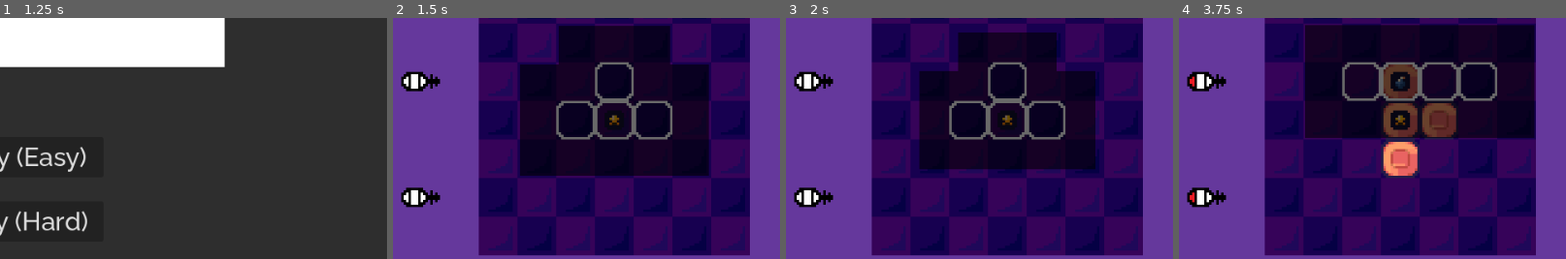
Above: before the commit, frames 1-4 (left to right).
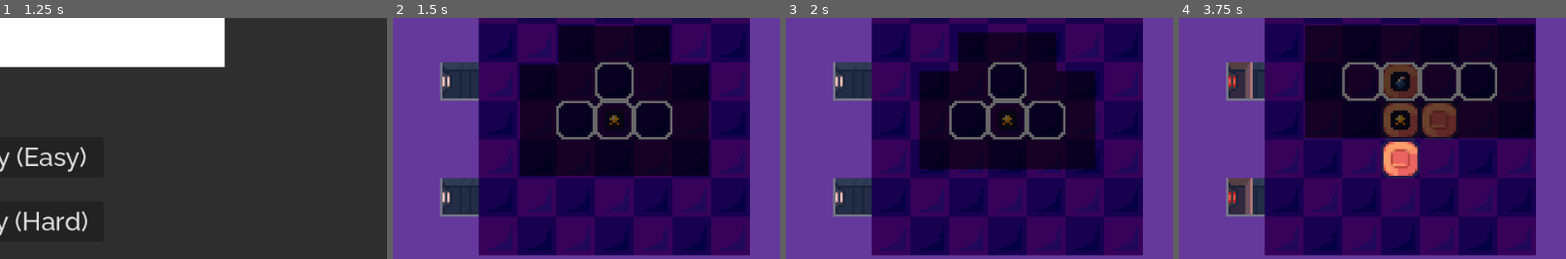
Above: after the commit, the same moments.

Repository: ijzm/LDJAM54
Game: Godot game, scene res://Levels/TSC.tscn
Two runs of this game, one before a commit and one after it. Both use one fixed random seed, a clock stepped at 60 frames per second and the inputs below. Sound files missing from this copy of the repository are replaced by a short silence.
Inputs (mouse positions are % of the whole screen's width and height, from its top left):
- Up to frame 1 (1.25 s): tap Enter at 0.5 s; move the mouse to (72, 45) at 0.52 s; hold D (Move_Right) from 0.53 s (still down); hold Z (Move_Drop) from 0.53 s (still down); click (72, 45) at 0.67 s
- Up to frame 2 (1.5 s): release D (Move_Right) at 1.25 s; release Z (Move_Drop) at 1.25 s; click "Play (Easy)" at 1.25 s
- Up to frame 3 (2 s): no input
- Up to frame 4 (3.75 s): move the mouse to (30, 55) at 2.02 s; hold S (Move_Down) 2.03-2.78 s; tap Space (Move_Rotate_Clockwise) at 2.1, 3.5 s; move the mouse to (60, 28) at 2.77 s; hold D (Move_Right) 2.78-3.53 s; hold Q (Move_Rotate_Counter_Clockwise) 2.78-3.53 s; move the mouse to (45, 70) at 3.52 s; hold W (Move_Up) from 3.53 s (still down); tap Z (Move_Drop) at 3.6 s; click (45, 70) at 3.67 s
The pictures show only the part of the screen within x 47-97%, y 25-75%; the shares and areas given below are measured in that part.

Frame 1 is identical in both runs. In frame 2, 4.5% of the frame differs, in the area x 2-23%, y 18-83%; in frame 3, 4.5%; in frame 4, 4.6%.

Commit message:
Laser Graphics

Diff:
--- a/Prefabs/Laser.tscn
+++ b/Prefabs/Laser.tscn
@@ -1,16 +1,150 @@
-[gd_scene load_steps=4 format=3 uid="uid://wkpwdjjcbc21"]
+[gd_scene load_steps=23 format=3 uid="uid://wkpwdjjcbc21"]
 
 [ext_resource type="Script" path="res://Scripts/Laser.gd" id="1_eqn1n"]
-[ext_resource type="Texture2D" uid="uid://bld1c4k0ij7an" path="res://Graphics/Laser.png" id="2_pryou"]
+[ext_resource type="Texture2D" uid="uid://b4hgj2waauygb" path="res://Graphics/Laser_Stage_2.png" id="2_aor0x"]
+[ext_resource type="Texture2D" uid="uid://sloupx7lcvw7" path="res://Graphics/Laser_Stage_0.png" id="2_rb2ab"]
+[ext_resource type="Texture2D" uid="uid://c6wi7q4q5ta8l" path="res://Graphics/Laser_Stage_1.png" id="3_ex2vc"]
+[ext_resource type="Texture2D" uid="uid://cujirwhcf44f7" path="res://Graphics/Laser_Stage_3.png" id="3_ge4mu"]
 
-[sub_resource type="AtlasTexture" id="AtlasTexture_jcsjs"]
-atlas = ExtResource("2_pryou")
-region = Rect2(0, 0, 64, 16)
+[sub_resource type="AtlasTexture" id="AtlasTexture_dgrnu"]
+atlas = ExtResource("2_rb2ab")
+region = Rect2(0, 0, 16, 16)
+
+[sub_resource type="AtlasTexture" id="AtlasTexture_uaa7j"]
+atlas = ExtResource("2_rb2ab")
+region = Rect2(16, 0, 16, 16)
+
+[sub_resource type="AtlasTexture" id="AtlasTexture_1fi8m"]
+atlas = ExtResource("2_rb2ab")
+region = Rect2(32, 0, 16, 16)
+
+[sub_resource type="AtlasTexture" id="AtlasTexture_cu042"]
+atlas = ExtResource("2_rb2ab")
+region = Rect2(48, 0, 16, 16)
+
+[sub_resource type="AtlasTexture" id="AtlasTexture_0ij0u"]
+atlas = ExtResource("3_ex2vc")
+region = Rect2(0, 0, 16, 16)
+
+[sub_resource type="AtlasTexture" id="AtlasTexture_jw2va"]
+atlas = ExtResource("3_ex2vc")
+region = Rect2(16, 0, 16, 16)
+
+[sub_resource type="AtlasTexture" id="AtlasTexture_02cgf"]
+atlas = ExtResource("3_ex2vc")
+region = Rect2(32, 0, 16, 16)
+
+[sub_resource type="AtlasTexture" id="AtlasTexture_252lg"]
+atlas = ExtResource("3_ex2vc")
+region = Rect2(48, 0, 16, 16)
+
+[sub_resource type="AtlasTexture" id="AtlasTexture_k3qlc"]
+atlas = ExtResource("2_aor0x")
+region = Rect2(0, 0, 16, 16)
+
+[sub_resource type="AtlasTexture" id="AtlasTexture_dis01"]
+atlas = ExtResource("2_aor0x")
+region = Rect2(16, 0, 16, 16)
+
+[sub_resource type="AtlasTexture" id="AtlasTexture_amh8w"]
+atlas = ExtResource("2_aor0x")
+region = Rect2(32, 0, 16, 16)
+
+[sub_resource type="AtlasTexture" id="AtlasTexture_u65rn"]
+atlas = ExtResource("2_aor0x")
+region = Rect2(48, 0, 16, 16)
+
+[sub_resource type="AtlasTexture" id="AtlasTexture_tpbmj"]
+atlas = ExtResource("3_ge4mu")
+region = Rect2(0, 0, 16, 16)
+
+[sub_resource type="AtlasTexture" id="AtlasTexture_a4sny"]
+atlas = ExtResource("3_ge4mu")
+region = Rect2(16, 0, 16, 16)
+
+[sub_resource type="AtlasTexture" id="AtlasTexture_2nkat"]
+atlas = ExtResource("3_ge4mu")
+region = Rect2(32, 0, 16, 16)
+
+[sub_resource type="AtlasTexture" id="AtlasTexture_m7jqq"]
+atlas = ExtResource("3_ge4mu")
+region = Rect2(48, 0, 16, 16)
+
+[sub_resource type="SpriteFrames" id="SpriteFrames_hdqm2"]
+animations = [{
+"frames": [{
+"duration": 1.0,
+"texture": SubResource("AtlasTexture_dgrnu")
+}, {
+"duration": 1.0,
+"texture": SubResource("AtlasTexture_uaa7j")
+}, {
+"duration": 1.0,
+"texture": SubResource("AtlasTexture_1fi8m")
+}, {
+"duration": 1.0,
+"texture": SubResource("AtlasTexture_cu042")
+}],
+"loop": true,
+"name": &"0",
+"speed": 5.0
+}, {
+"frames": [{
+"duration": 1.0,
+"texture": SubResource("AtlasTexture_0ij0u")
+}, {
+"duration": 1.0,
+"texture": SubResource("AtlasTexture_jw2va")
+}, {
+"duration": 1.0,
+"texture": SubResource("AtlasTexture_02cgf")
+}, {
+"duration": 1.0,
+"texture": SubResource("AtlasTexture_252lg")
+}],
+"loop": true,
+"name": &"1",
+"speed": 5.0
+}, {
+"frames": [{
+"duration": 1.0,
+"texture": SubResource("AtlasTexture_k3qlc")
+}, {
+"duration": 1.0,
+"texture": SubResource("AtlasTexture_dis01")
+}, {
+"duration": 1.0,
+"texture": SubResource("AtlasTexture_amh8w")
+}, {
+"duration": 1.0,
+"texture": SubResource("AtlasTexture_u65rn")
+}],
+"loop": true,
+"name": &"2",
+"speed": 5.0
+}, {
+"frames": [{
+"duration": 1.0,
+"texture": SubResource("AtlasTexture_tpbmj")
+}, {
+"duration": 1.0,
+"texture": SubResource("AtlasTexture_a4sny")
+}, {
+"duration": 1.0,
+"texture": SubResource("AtlasTexture_2nkat")
+}, {
+"duration": 1.0,
+"texture": SubResource("AtlasTexture_m7jqq")
+}],
+"loop": true,
+"name": &"3",
+"speed": 5.0
+}]
 
 [node name="Laser" type="Node2D"]
 z_index = 100
 script = ExtResource("1_eqn1n")
 
-[node name="Sprite2D" type="Sprite2D" parent="."]
-texture = SubResource("AtlasTexture_jcsjs")
-hframes = 4
+[node name="AnimatedSprite2D" type="AnimatedSprite2D" parent="."]
+sprite_frames = SubResource("SpriteFrames_hdqm2")
+animation = &"0"
--- a/Scripts/Game_Manager.gd
+++ b/Scripts/Game_Manager.gd
@@ -47,11 +47,11 @@
 
 	if laser_instance.dir == "h":
 		laser_instance.set_position(
-			Vector2(-2, laser_instance.pos) * Globals.SIZE
+			Vector2(-1, laser_instance.pos) * Globals.SIZE
 		)
 	else:
 		laser_instance.set_position(
-			Vector2(laser_instance.pos, -2) * Globals.SIZE
+			Vector2(laser_instance.pos, -1) * Globals.SIZE
 		)
 		laser_instance.set_rotation(PI / 2)
 
@@ -74,6 +74,8 @@
 
 			delete_line(i)
 			to_delete.append(i)
+
+		i.set_animation_frame()
 
 	if len(to_delete) > 0:
 		sounds.play_Laser()
--- a/Scripts/Laser.gd
+++ b/Scripts/Laser.gd
@@ -5,5 +5,14 @@
 @export var pos: int
 @export var dir: String
 
-func _process(_delta):
-	$Sprite2D.frame = clampi($Sprite2D.hframes - stage - 1, 0, $Sprite2D.hframes - 1)
+func set_animation_frame():
+	print(Globals.LASER_TETROMINO_INTERVAL - stage)
+	$AnimatedSprite2D.play(
+		str(
+			clamp(
+				Globals.LASER_TETROMINO_INTERVAL - stage,
+				0,
+				Globals.LASER_TETROMINO_INTERVAL
+			)
+		)
+	)
Binary file added: Graphics/Laser_Stage_0.png
Not shown, added: Graphics/Laser_Stage_0.png.import
Binary file added: Graphics/Laser_Stage_1.png
Not shown, added: Graphics/Laser_Stage_1.png.import
Binary file added: Graphics/Laser_Stage_2.png
Not shown, added: Graphics/Laser_Stage_2.png.import
Binary file added: Graphics/Laser_Stage_3.png
Not shown, added: Graphics/Laser_Stage_3.png.import
